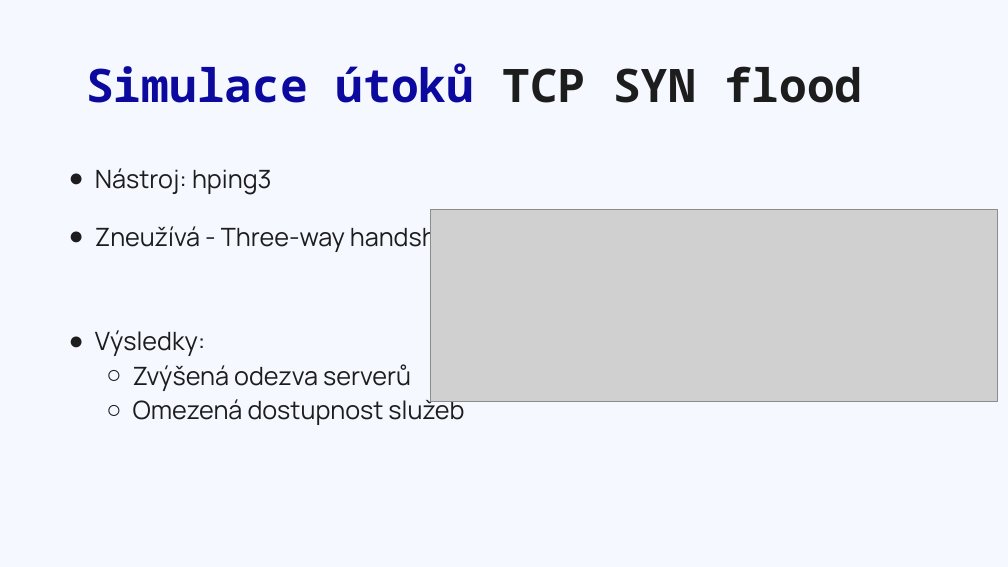
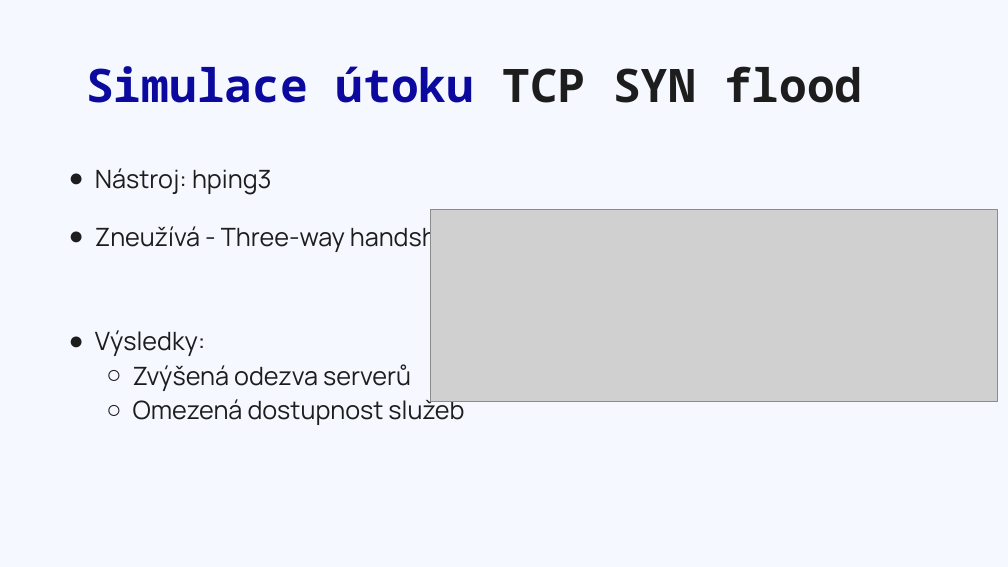
Before and after one commit to CookieKGcz/Dlouhodobka, a slide deck: slide 6 of ~~Dlouhodobka~~/Útoky_typu_DoS.pptx. Drawn at 1008x567 pixels with LibreOffice and Linux fonts; fonts in the diff are those of the drawing; grey boxes stand for pictures. Boxes give left, top, right and bottom in pixels: in the first picture for what was removed or moved away, otherwise in the second. Text is boxed around its words. In the diff, an @@ line names an element or a change of style, - is before the commit and + after.

```diff
--- a/~~Dlouhodobka~~/Útoky_typu_DoS.pptx
+++ b/~~Dlouhodobka~~/Útoky_typu_DoS.pptx
@@ title at <box>86,66,863,103</box>: text changed @@
-Simulace útoků TCP SYN flood
+Simulace útoku TCP SYN flood
```
Also in this commit, not shown: 3 other slides changed, 11 other files.
